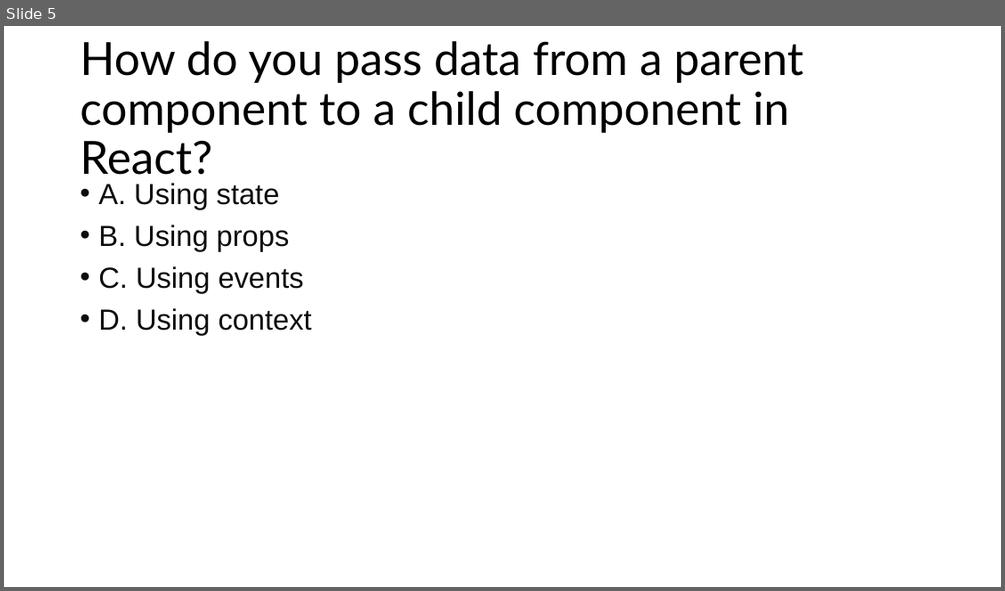
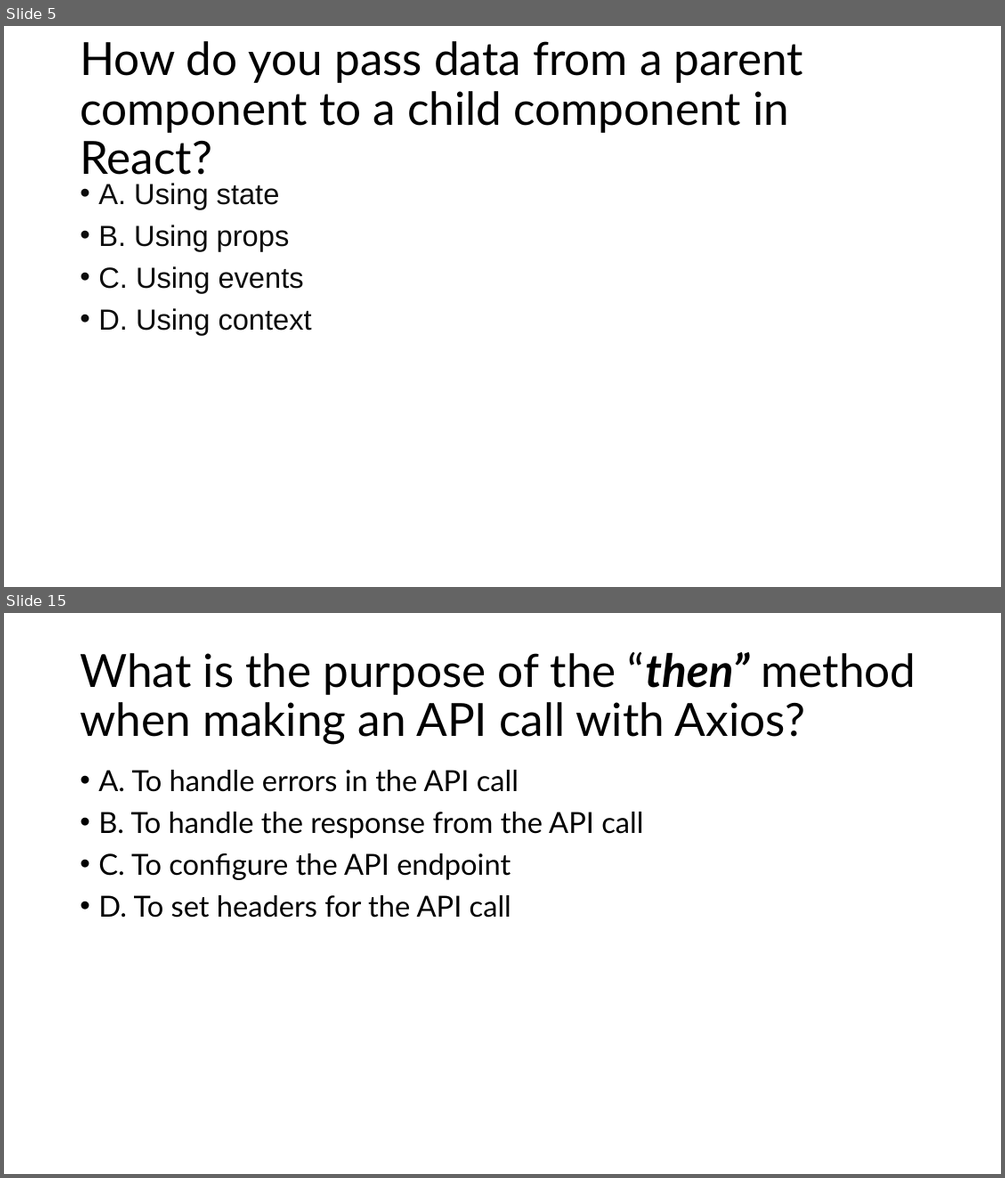
Before and after one commit to aniljos/FS-May-2024, a slide deck: Presentation/MCQ's.pptx. Shown one above the other, each under a label of ours: slide 5 before the commit, slides 5 and 15 after it; the slides between them are not shown. The pictures are 1005x591 and 1005x1178 pixels, drawn with LibreOffice and Linux fonts; fonts in the diff are those of the drawing. Boxes give left, top, right and bottom in pixels: in the first picture for what was removed or moved away, otherwise in the second. Text is boxed around its words. In the diff, an @@ line names an element or a change of style, - is before the commit and + after.

```diff
--- a/Presentation/MCQ's.pptx
+++ b/Presentation/MCQ's.pptx
@@ slide 15 added at (4, 613, 1001, 1174), background #FFFFFF @@
@@ title added at (80, 652, 916, 745), 44 pt, text #000000 @@
+What is the purpose of the “then” method when making an API call with Axios?
@@ text added at (98, 770, 643, 917), 28 pt, text #000000 @@
+• A. To handle errors in the API call
+• B. To handle the response from the API call
+• C. To configure the API endpoint
+• D. To set headers for the API call
```
Also in this commit, not shown: 9 other slides added, 1 slide removed, 17 other files.
